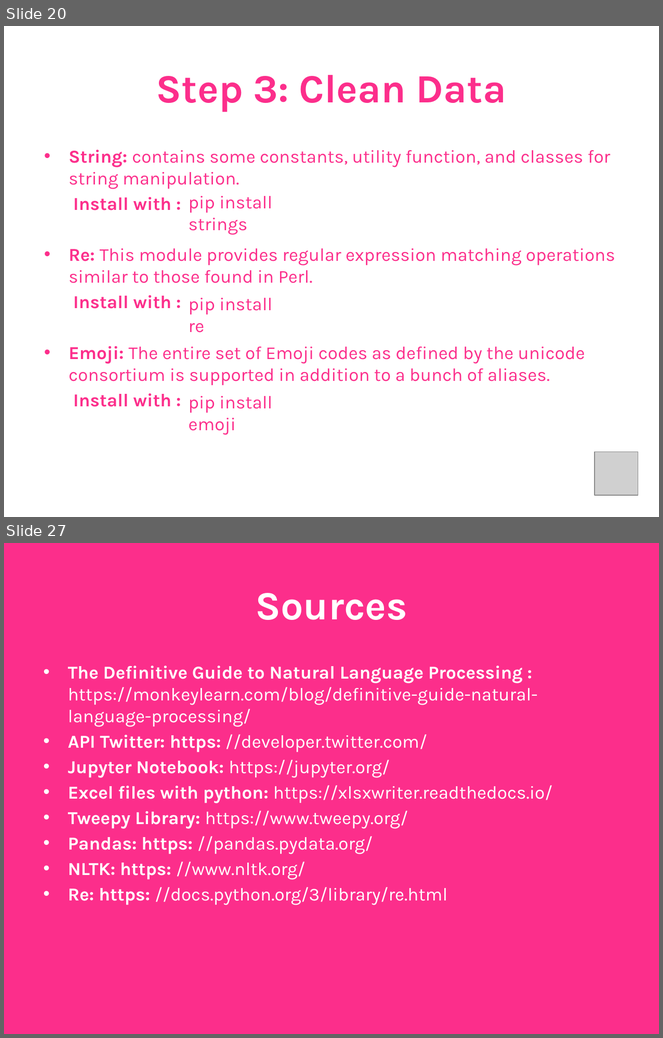
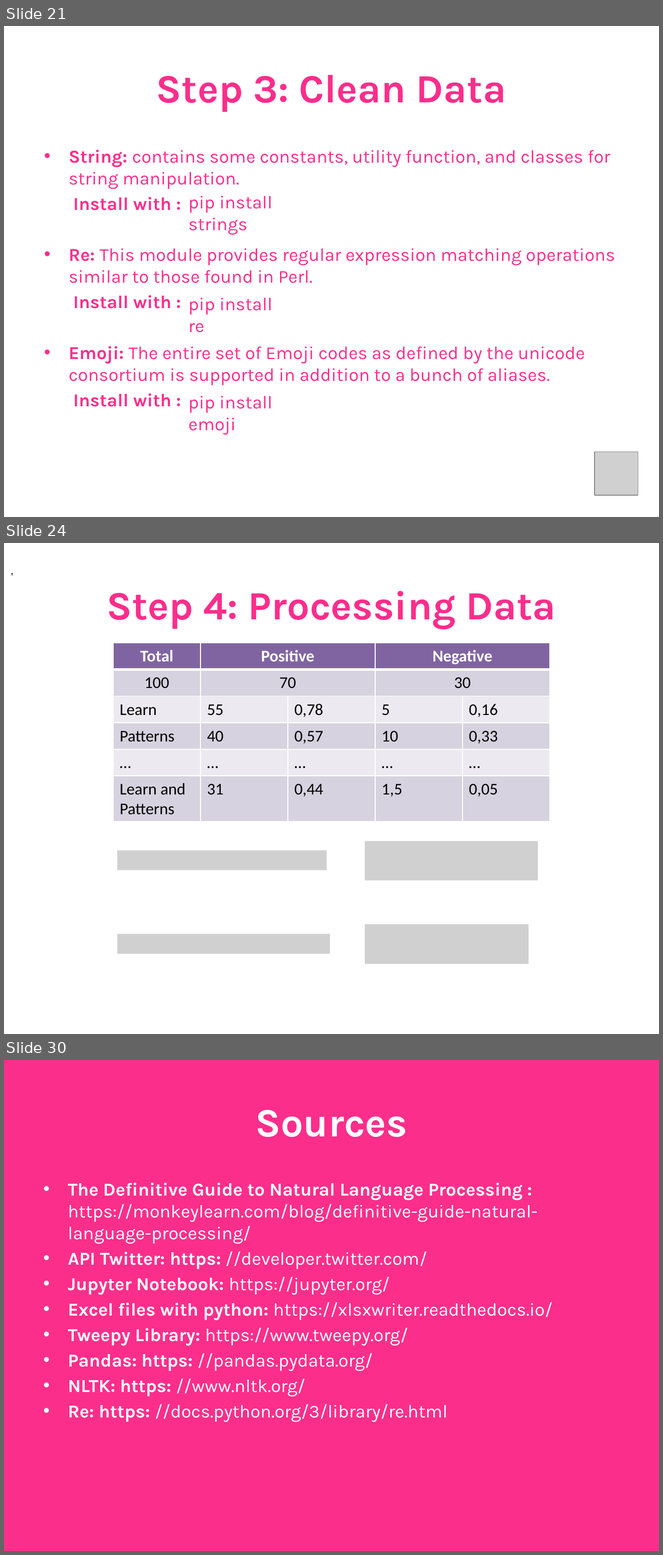
Before and after one commit to ALandazabal/Analisis-de-Sentimiento--Talk, a slide deck: Angelica Landazabal - PyConCo2020.pptx. Shown one above the other, each under a label of ours: slides 20 and 27 before the commit, slides 21, 24 and 30 after it; the slides between them are not shown. The pictures are 663x1038 and 663x1555 pixels, drawn with LibreOffice and Linux fonts; fonts in the diff are those of the drawing; grey boxes stand for pictures. Boxes give left, top, right and bottom in pixels: in the first picture for what was removed or moved away, otherwise in the second. Text is boxed around its words. In the diff, an @@ line names an element or a change of style, - is before the commit and + after.

```diff
--- a/Angelica Landazabal - PyConCo2020.pptx
+++ b/Angelica Landazabal - PyConCo2020.pptx
@@ slide 24 added at (4, 543, 659, 1034), background #FFFFFF @@
@@ text added at (4, 571, 659, 571), 12 pt, text #000000 @@
+,
@@ title added at (106, 591, 556, 629), 44 pt, text #FC2E8B, bold @@
+Step 4: Processing Data
@@ table added at (113, 643, 549, 822), 6 rows, 5 columns @@
+Total | Positive |  | Negative | 
+100 | 70 |  | 30 | 
+Learn | 55 | 0,78 | 5 | 0,16
+Patterns | 40 | 0,57 | 10 | 0,33
+… | … | … | … | …
+Learn and Patterns | 31 | 0,44 | 1,5 | 0,05
@@ picture added at (117, 850, 327, 870) @@
@@ picture added at (365, 841, 538, 880) @@
@@ picture added at (365, 924, 529, 964) @@
@@ picture added at (117, 934, 330, 954) @@
@@ what was slide 20 is now slide 21 @@
@@ what was slide 27 is now slide 30 @@
```
Also in this commit, not shown: 8 slides changed, 2 other slides added, 4 other files.
